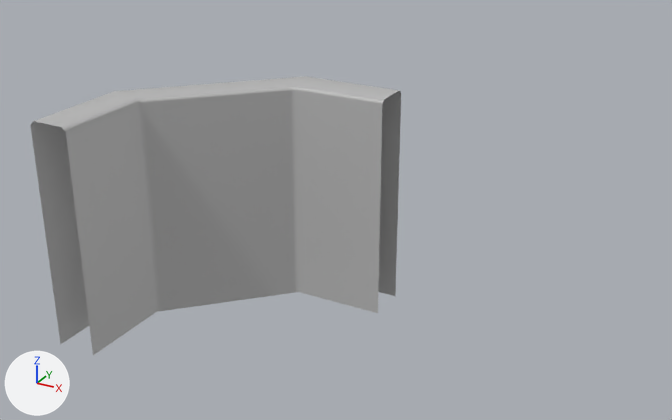
Renders of the FBX model Assets/Art/Assets/ToborHQ/source/SM_HQwallTurn.fbx from each side of a commit.
Before and after are seen from a 50 mm camera at (59.0, -24.2, 18.1) aimed at (43.6, 3.7, 4.2). Every picture has the same lights, and +X, +Y and +Z are marked at lower left. Where no turn or scale is listed for an object, it has been applied to the vertices.

Names of what the first picture shows: 'sm_HQwallTurn'.
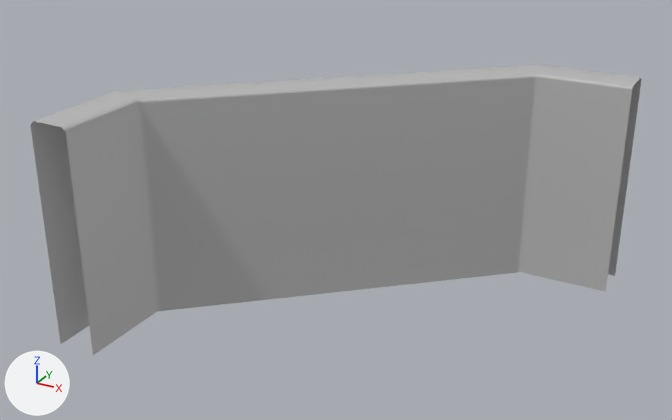
The change, as a list of edits to the scene's bpy script:
```text
Change me_mesh:
    where me_mesh.from_pydata(...)  # 48 vertices, 35 faces; spans x -4.37..4.75, y -4.95..4.18, z 0.0..8.54
    used by ob_sm_hqwallturn; location = (40.5, 1.5, 0.0)
    me_mesh part 1: all 24 vertices in x 0.53..4.75, y 2.5..4.18, z 0.0..8.54 are moved by (7.26, 5.98, 0.0)
```

What differs and where, as boxes (x1, y1, x2, y2) in the pictures (672 x 420 px; the box of a moved part takes in the faces that stretch with it):
'sm_HQwallTurn', reshaped (65% wider)
    before: (30, 76, 401, 355)
    after: (30, 64, 641, 355)
part 1 of me_mesh, moved or reshaped
    before: (179, 81, 401, 313)
    after: (179, 68, 641, 309)
